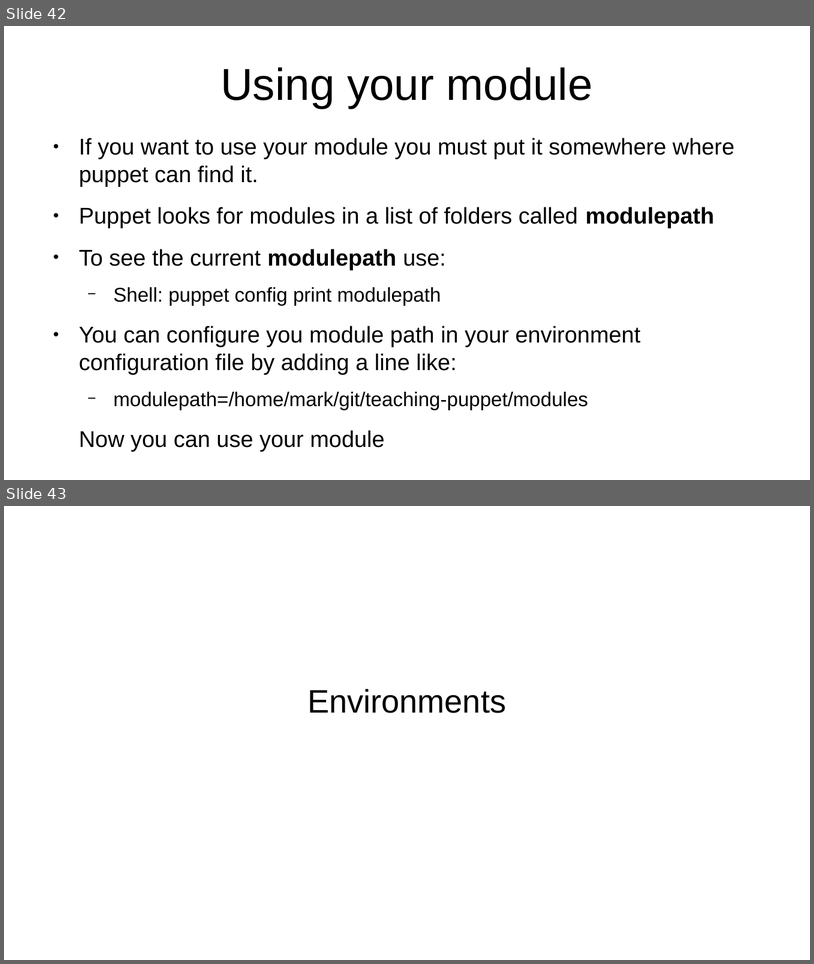
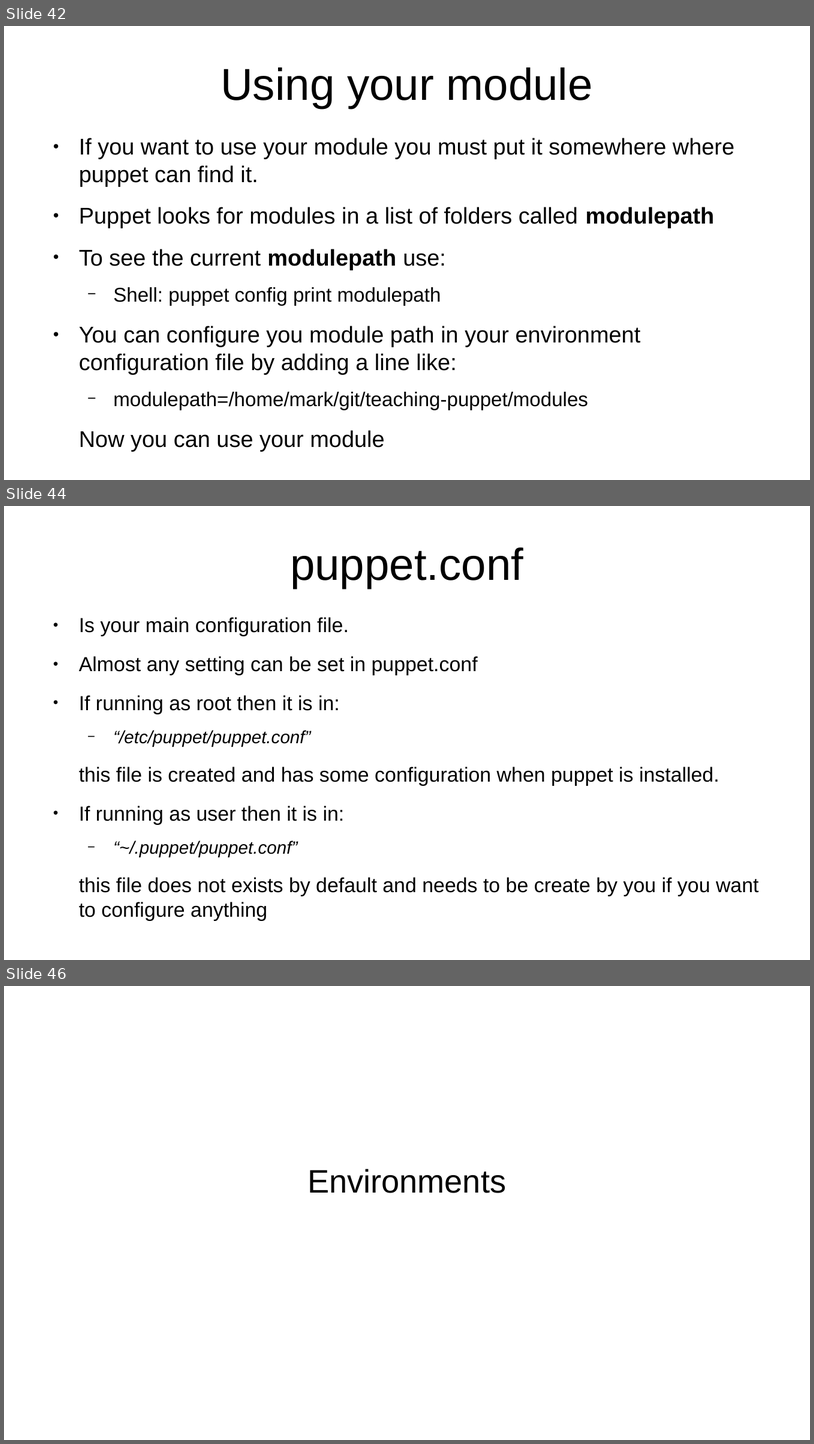
Before and after one commit to veltzer/teaching-puppet, a slide deck: slides.odp. Shown one above the other, each under a label of ours: slides 42 and 43 before the commit, slides 42, 44 and 46 after it; the slides between them are not shown. The pictures are 814x964 and 814x1444 pixels, drawn with LibreOffice and Linux fonts; fonts in the diff are those of the drawing. Boxes give left, top, right and bottom in pixels: in the first picture for what was removed or moved away, otherwise in the second. Text is boxed around its words. In the diff, an @@ line names an element or a change of style, - is before the commit and + after.

```diff
--- a/slides.odp
+++ b/slides.odp
@@ slide 44 added at (4, 506, 810, 960), background #FFFFFF @@
@@ title added at (290, 547, 524, 588), 44 pt, text #000000 @@
+puppet.conf
@@ text added at (79, 617, 759, 920), 20 pt, text #000000 @@
+● Is your main configuration file.
+● Almost any setting can be set in puppet.conf
+● If running as root then it is in:
+  − “/etc/puppet/puppet.conf”
+this file is created and has some configuration when puppet is installed.
+● If running as user then it is in:
+  − “~/.puppet/puppet.conf”
+this file does not exists by default and needs to be create by you if you want to configure anything
@@ what was slide 43 is now slide 46 @@
```
Also in this commit, not shown: 2 other slides added, 1 other file.
